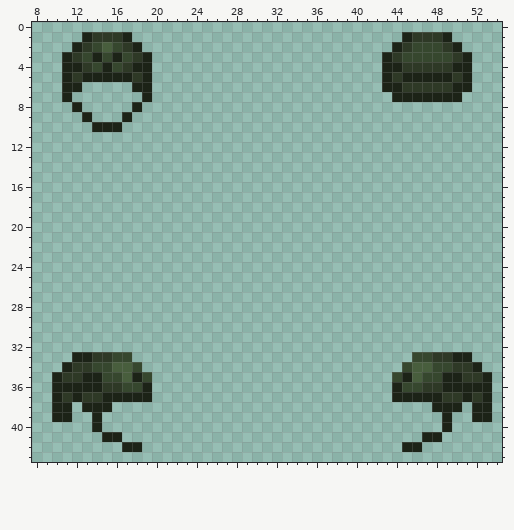
Edited in one commit: pixel-art sprite (Resources/Textures/Afgan/Clothing/Head/mhemelet.rsi/equipped-HELMET.png). The first picture shows the starting point.
The file is 64x64 pixels. Shown: x 8..54, y 0..43.
Once edited:
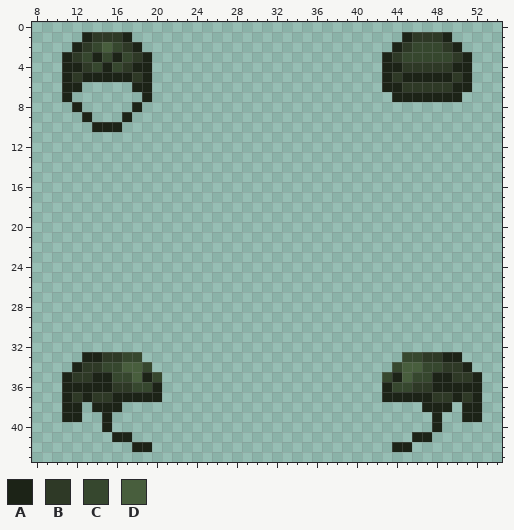
Palette (. is transparent): A #1c2317  B #2e3926  C #36472e  D #485e3d
Change:
{"y":33,"x":12,"old":"A","new":"."}
{"y":33,"x":14,"old":"B","new":"A"}
{"y":33,"x":16,"old":"C","new":"B"}
{"y":33,"x":18,"old":".","new":"C"}
{"y":33,"x":45,"old":".","new":"C"}
{"y":33,"x":47,"old":"C","new":"B"}
{"y":33,"x":49,"old":"B","new":"A"}
{"y":33,"x":51,"old":"A","new":"."}
{"y":34,"x":11,"old":"AB","new":".A"}
{"y":34,"x":14,"old":"C","new":"B"}
{"y":34,"x":16,"old":"D","new":"C"}
{"y":34,"x":18,"old":"C.","new":"DC"}
{"y":34,"x":44,"old":".C","new":"CD"}
{"y":34,"x":47,"old":"D","new":"C"}
{"y":34,"x":49,"old":"C","new":"B"}
{"y":34,"x":51,"old":"BA","new":"A."}
{"y":35,"x":10,"old":"AB","new":".A"}
{"y":35,"x":13,"old":"A","new":"B"}
{"y":35,"x":15,"old":"C","new":"A"}
{"y":35,"x":17,"old":"DAC.","new":"CDAC"}
{"y":35,"x":43,"old":".CAD","new":"CADC"}
{"y":35,"x":48,"old":"C","new":"A"}
{"y":35,"x":50,"old":"A","new":"B"}
{"y":35,"x":52,"old":"BA","new":"A."}
{"y":36,"x":10,"old":"A","new":"."}
{"y":36,"x":15,"old":"B","new":"A"}
{"y":36,"x":17,"old":"C","new":"B"}
{"y":36,"x":19,"old":"A.","new":"CA"}
{"y":36,"x":43,"old":".A","new":"AC"}
{"y":36,"x":46,"old":"C","new":"B"}
{"y":36,"x":48,"old":"B","new":"A"}
{"y":36,"x":53,"old":"A","new":"."}
{"y":37,"x":10,"old":"ABAB","new":".ABA"}
{"y":37,"x":15,"old":"A","new":"B"}
{"y":37,"x":20,"old":".","new":"A"}
{"y":37,"x":43,"old":".","new":"A"}
{"y":37,"x":48,"old":"A","new":"B"}
{"y":37,"x":50,"old":"BABA","new":"ABA."}
{"y":38,"x":10,"old":"A","new":"."}
{"y":38,"x":12,"old":".A","new":"A."}
{"y":38,"x":16,"old":".","new":"A"}
{"y":38,"x":47,"old":".","new":"A"}
{"y":38,"x":50,"old":"A.","new":".A"}
{"y":38,"x":53,"old":"A","new":"."}
{"y":39,"x":10,"old":"A","new":"."}
{"y":39,"x":12,"old":".","new":"A"}
{"y":39,"x":14,"old":"A.","new":".A"}
{"y":39,"x":48,"old":".A","new":"A."}
{"y":39,"x":51,"old":".","new":"A"}
{"y":39,"x":53,"old":"A","new":"."}
{"y":40,"x":14,"old":"A.","new":".A"}
{"y":40,"x":48,"old":".A","new":"A."}
{"y":41,"x":15,"old":"A","new":"."}
{"y":41,"x":17,"old":".","new":"A"}
{"y":41,"x":46,"old":".","new":"A"}
{"y":41,"x":48,"old":"A","new":"."}
{"y":42,"x":17,"old":"A","new":"."}
{"y":42,"x":19,"old":".","new":"A"}
{"y":42,"x":44,"old":".","new":"A"}
{"y":42,"x":46,"old":"A","new":"."}
{"label":"changed","picture_box":[52,352,162,452]}
{"label":"changed","picture_box":[382,352,492,452]}
